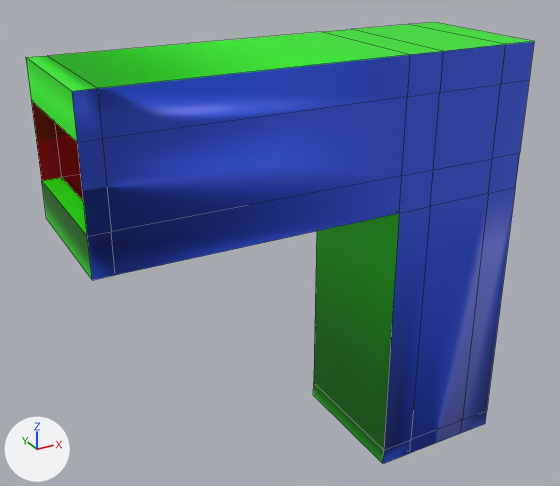
The FBX model SferoTestVR/Assets/Art/Models/Corridors/Corridor_3U_Right.fbx as it was, and as the next commit left it.
Before and after are seen from a 50 mm lens placed at (-144.2, -29.5, 30.6), pointed at (-125.3, 4.9, 13.4). The axes (+X, +Y, +Z) are drawn at lower left. The lights are the same throughout. Mesh edges are drawn as thin lines.

The first picture shows 'Corridor 3U Right'.
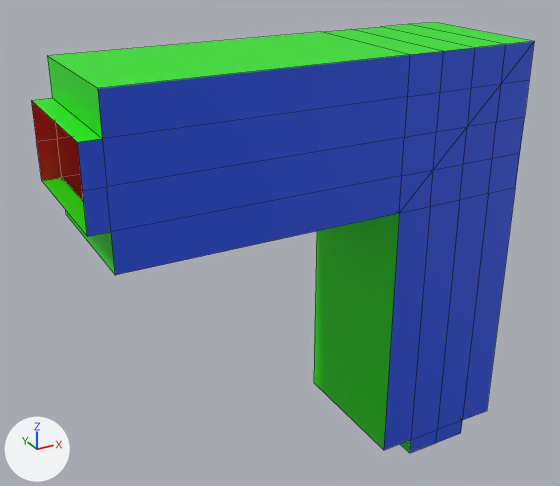
The newer file is also turned or shifted as a whole; pictures and numbers use the older file's frame.

Pixel boxes (x1, y1, x2, y2) of what changed, in the pictures (560 x 486 px; the box of a moved part takes in the faces that stretch with it):
'Corridor 3U Right', reshaped: before (26, 22, 534, 464); after (31, 22, 534, 453)
part 1 of me_corridor_3u_right, moved or reshaped: before (26, 25, 534, 464); after (31, 25, 534, 453)

Edits to the bpy script that builds the scene:
```text
Change me_corridor_3u_right:
    used by ob_corridor_3u_right; location = (-117.0, 0.0, 0.0)
    remove me_corridor_3u_right.from_pydata(...)  # 64 vertices, 68 faces; spans x -20.0..4.0, y 0.0..8.0, z 0.0..24.0
    add me_corridor_3u_right.from_pydata(...)  # 82 vertices, 84 faces; spans x -20.0..4.0, y 0.0..8.0, z 0.0..24.0
    me_corridor_3u_right part 1
    8 vertices are removed from x -20.0..4.0, y 0.0..8.0, z 0.0..24.0
    40 faces are deleted
    12 new vertices lie (-2.0, 0.0, 0.0) away from vertices in x 2.0, y 0.0..8.0, z 0.0..24.0
    14 new vertices lie (0.0, 0.0, 2.0) away from vertices in x -20.0..4.0, y 0.0..8.0, z 18.0
    26 new faces join them, mat_floor (blue #2953e7)
    26 new faces join them, mat_ceiling (red #e7000f)
    4 new faces join them, mat_wall (green #1de700)
```
